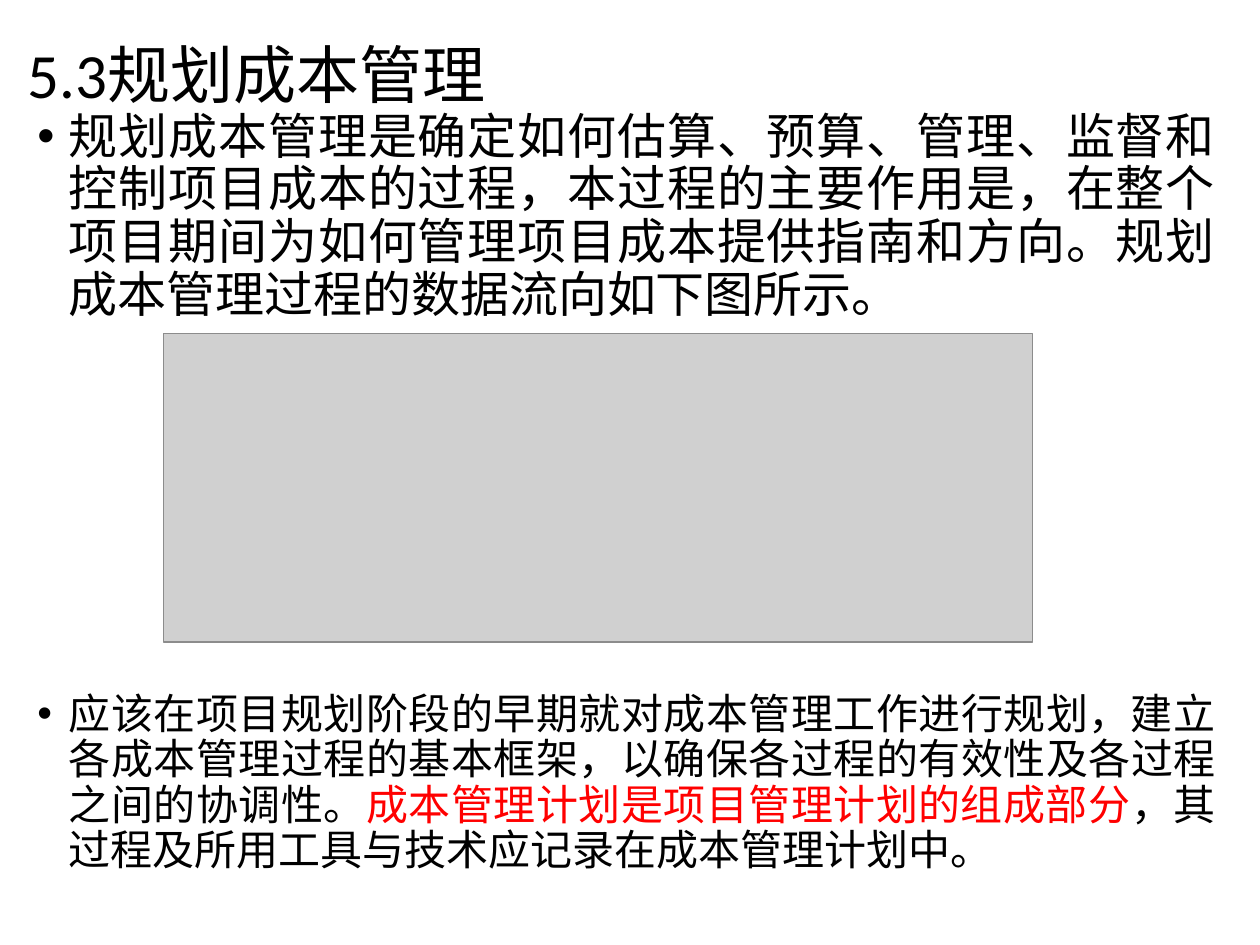
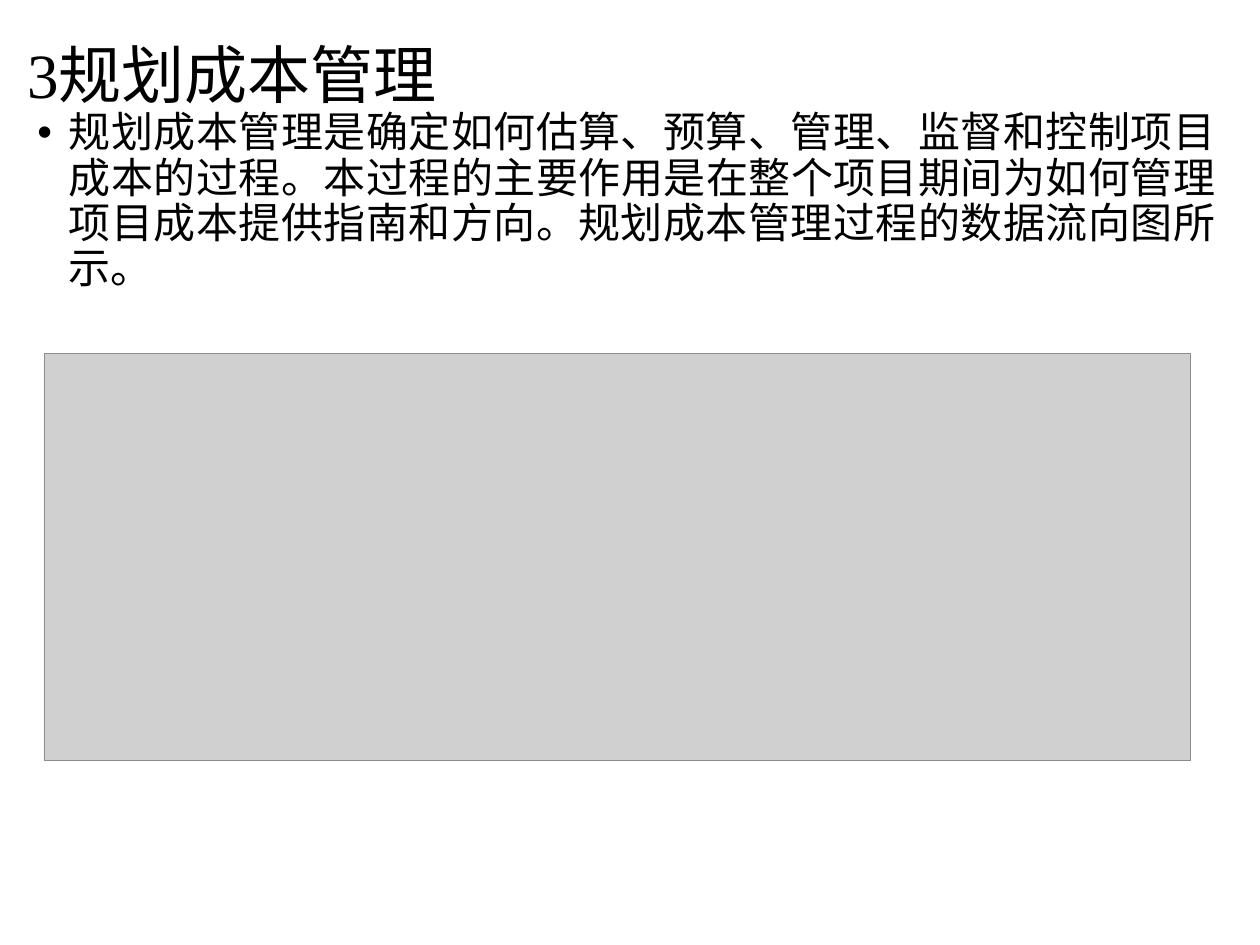
Before and after one commit to yanghui58/project_manager, a slide deck: slide 13 of 第5章 项目成本管理-yh.pptx. Drawn at 1260x945 pixels with LibreOffice and Linux fonts; fonts in the diff are those of the drawing; grey boxes stand for pictures; background and template pictures are left out. Boxes give left, top, right and bottom in pixels: in the first picture for what was removed or moved away, otherwise in the second. Text is boxed around its words. In the diff, an @@ line names an element or a change of style, - is before the commit and + after.

Commit message:
对项目成本管理进行了更新

```diff
--- a/第5章 项目成本管理-yh.pptx
+++ b/第5章 项目成本管理-yh.pptx
@@ title at box(27, 49, 437, 103): text changed; font Calibri to Times New Roman @@
-5.3规划成本管理
+3规划成本管理
@@ text at box(69, 111, 1215, 287): text changed @@
-• 规划成本管理是确定如何估算、预算、管理、监督和控制项目成本的过程，本过程的主要作用是，在整个项目期间为如何管理项目成本提供指南和方向。规划成本管理过程的数据流向如下图所示。
-• 应该在项目规划阶段的早期就对成本管理工作进行规划，建立各成本管理过程的基本框架，以确保各过程的有效性及各过程之间的协调性。成本管理计划是项目管理计划的组成部分，其过程及所用工具与技术应记录在成本管理计划中。
+• 规划成本管理是确定如何估算、预算、管理、监督和控制项目成本的过程。本过程的主要作用是在整个项目期间为如何管理项目成本提供指南和方向。规划成本管理过程的数据流向图所示。
@@ picture: place and size @@
-picture at box(164, 334, 1033, 643)
+picture at box(44, 354, 1191, 761)
```
Also in this commit, not shown: 40 other slides changed, 11 slides added, 59 slides removed.
